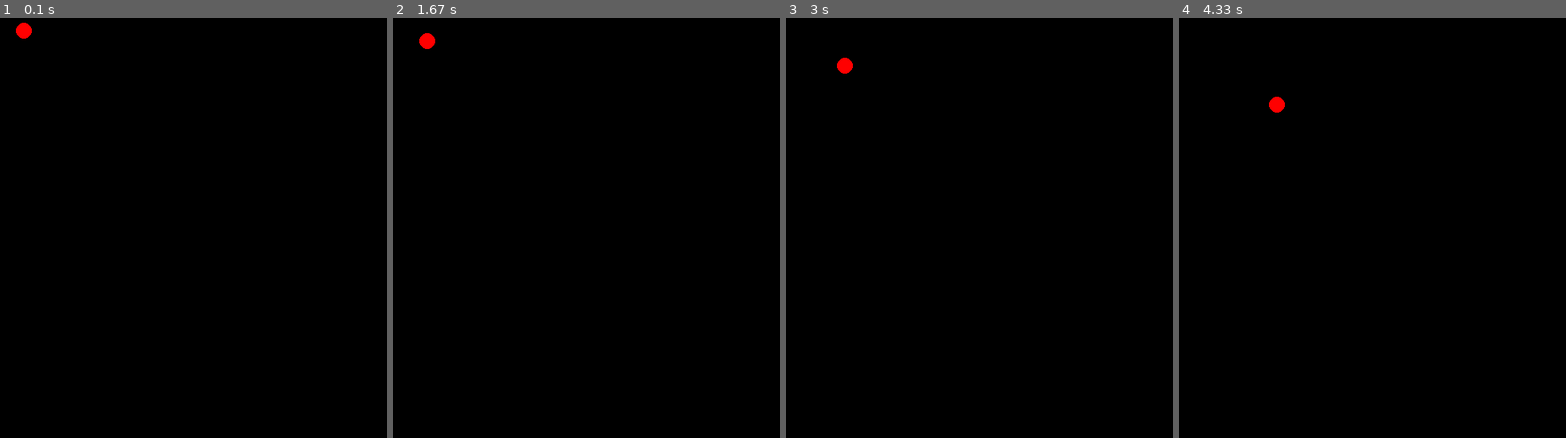
Above: before the commit, frames 1-4 (left to right).
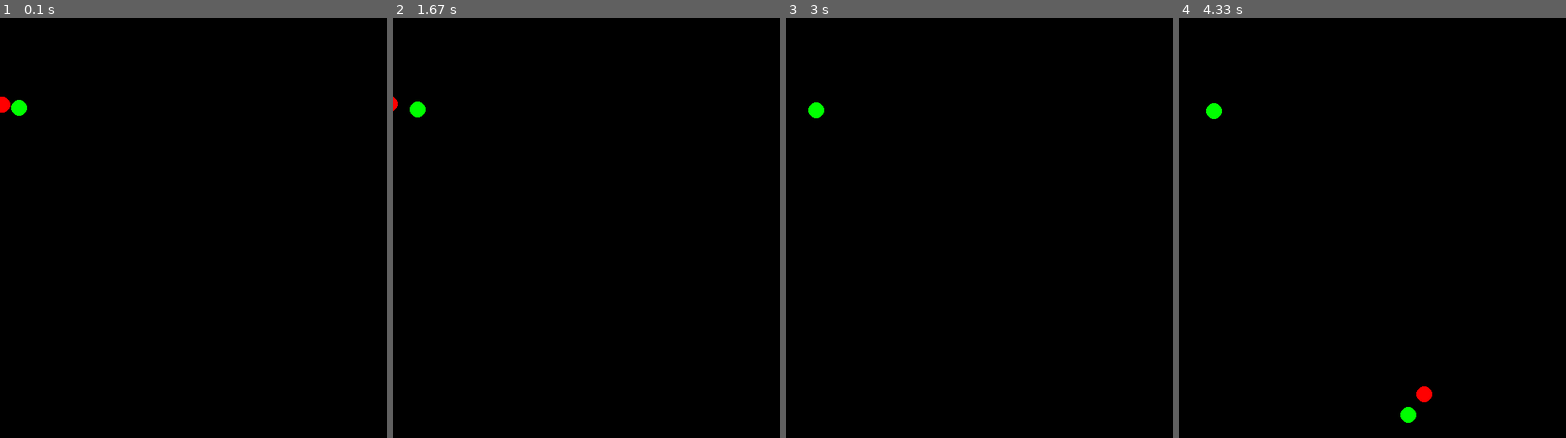
Above: after the commit, the same moments.

Repository: jollescott/hawking-radiation
Game: pygame game, started from src/pygame-simulation/main.py
Two runs of this game, one before a commit and one after it. Both use one fixed random seed, a clock stepped at 60 frames per second and the inputs below.
Inputs:
- Up to frame 1 (0.1 s): no input
- Up to frame 2 (1.67 s): no input
- Up to frame 3 (3 s): no input
- Up to frame 4 (4.33 s): no input

The runs differ from the first frame. In frame 1, 0.3% of the frame differs, in the area x 0-9%, y 1-24%; in frame 2, 0.3%; in frame 3, 0.2%; in frame 4, 0.5%, in the area x 6-66%, y 18-97%.

Commit message:
spawning particle pairs

Diff:
--- a/src/pygame-simulation/main.py
+++ b/src/pygame-simulation/main.py
@@ -5,7 +5,7 @@
 (width, height) = (800, 600)
 screen = pygame.display.set_mode((width, height))
 
-universe = universe()
+universe = universe((width, height))
 
 startTime = time.perf_counter()
 
@@ -14,8 +14,6 @@
 
     elapsedTime = time.perf_counter() - startTime
     startTime = time.perf_counter()
-
-    print(elapsedTime)
 
     # update -----------------------------------
     for event in pygame.event.get():
--- a/src/pygame-simulation/particle.py
+++ b/src/pygame-simulation/particle.py
@@ -3,14 +3,14 @@
 
 
 class particle:
-    def __init__(self, isPositive):
+    radius = 10
+
+    def __init__(self, isPositive, position=(0, 0), velocity=(0, 0)):
         self.isPositive = isPositive
 
-        self.radius = 10
-
-        self.position = np.array([30, 30])
-        self.velocity = np.array([0, 0])
-        self.force = np.array([0, 0])
+        self.position = position
+        self.velocity = velocity
+        self.force = np.array((0, 0))
 
     def update(self, elapsedTime):
         self.velocity = np.add(self.velocity, self.force * elapsedTime)
--- a/src/pygame-simulation/universe.py
+++ b/src/pygame-simulation/universe.py
@@ -1,19 +1,43 @@
-import numpy as np
+import time
+import vector
 from particle import particle
 
 
 class universe:
-    def __init__(self):
-        self.particles = [particle(False)]
-        self.particles[0].force = np.array([10, 10])  # only for testing
+    spawnTime = 3
+    particleStartVel = 5
+
+    def __init__(self, size):
+        self._size = size
+
+        self.particles = []
+        self._nextSpawn = time.perf_counter()
 
     def update(self, elapsedTime):
         # update all particles
         for p in self.particles:
             p.update(elapsedTime)
 
+        # check it it is time to spawn a particle pair
+        if time.perf_counter() >= self._nextSpawn:
+            self.spawn_particle_pair()
+            self._nextSpawn = time.perf_counter() + self.spawnTime
+
     def spawn_particle_pair(self):
-        pass
+        # start velocities
+        vel = vector.rand_vector_rot(self.particleStartVel)
+        inv_vel = vector.invert(vel)
+
+        # center start postition
+        center = vector.rand_vector_pos(0, self._size[0], 0, self._size[1])
+        # start positions (the particles can't overlap when spawned)
+        pos = vector.add(center, vector.change_length(vel, particle.radius))
+        inv_pos = vector.add(center, vector.change_length(inv_vel,
+                                                          particle.radius))
+
+        # create particles
+        self.particles.append(particle(True, pos, vel))
+        self.particles.append(particle(False, inv_pos, inv_vel))
 
     def draw(self, surface):
         # draw all particles
--- /dev/null
+++ b/src/pygame-simulation/vector.py
@@ -0,0 +1,42 @@
+import random
+import math
+
+
+def new_vector(length, rotation):
+    x = math.cos(rotation) * length
+    y = math.sin(rotation) * length
+    return (x, y)
+
+
+def rand_vector_rot(length):
+    rotation = random.uniform(0, 2 * math.pi)
+    return new_vector(length, rotation)
+
+
+def rand_vector_pos(x_min, x_max, y_min, y_max):
+    x = random.uniform(x_min, x_max)
+    y = random.uniform(y_min, y_max)
+    return (x, y)
+
+
+def invert(vector):
+    return (-vector[0], -vector[1])
+
+
+def get_length(vector):
+    return math.sqrt(math.pow(vector[0], 2) + math.pow(vector[1], 2))
+
+
+def get_rotation(vector):
+    length = get_length(vector)
+    rotation = math.acos(vector[0] / length)
+    return rotation if vector[1] >= 0 else -rotation
+
+
+def change_length(vector, new_length):
+    rotation = get_rotation(vector)
+    return new_vector(new_length, rotation)
+
+
+def add(vector1, vector2):
+    return (vector1[0] + vector2[0], vector1[1] + vector2[1])
